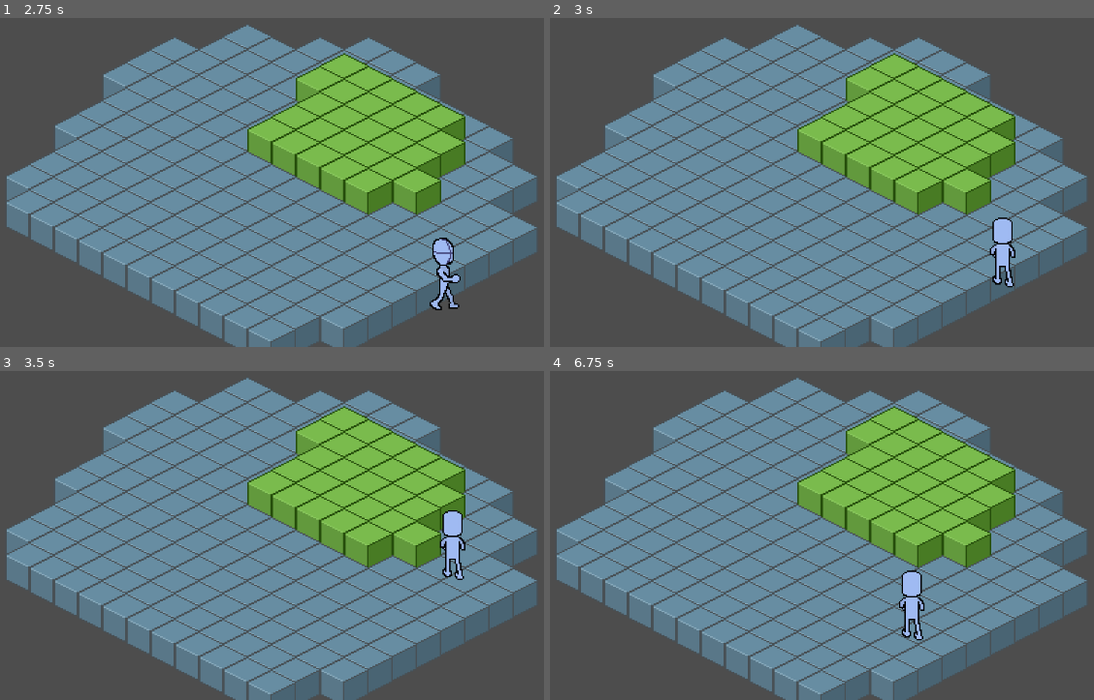
Above: before the commit, frames 1-4 (two rows, left to right).
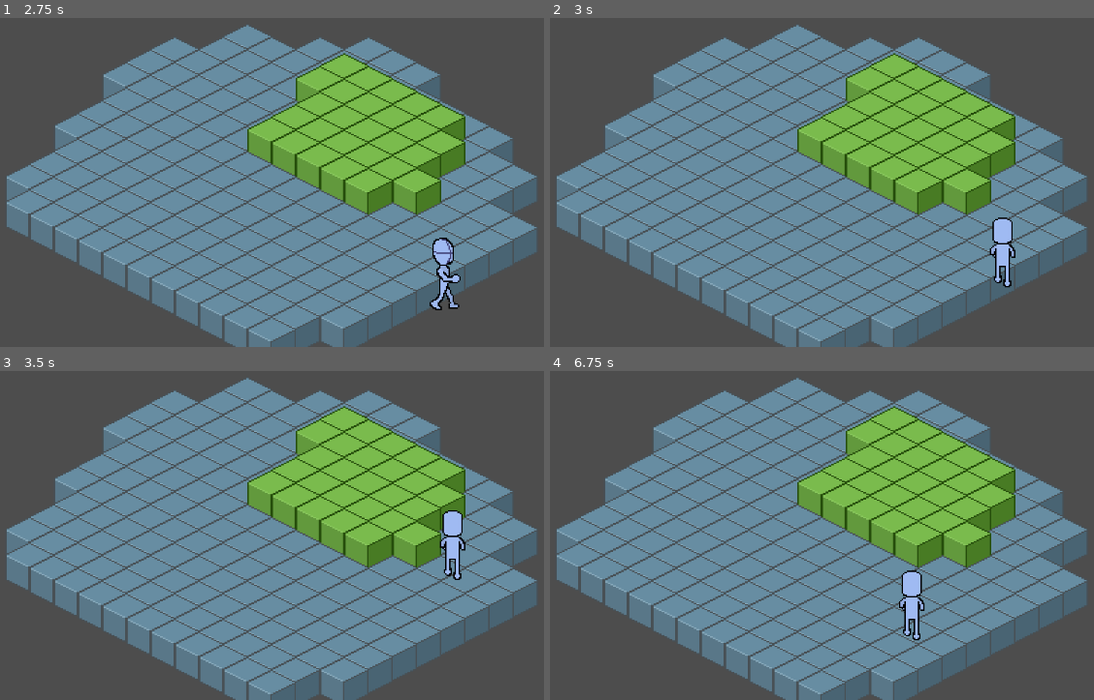
Above: after the commit, the same moments.

Repository: titoCo12/necro-proyecto-riss
Game: Godot game, scene res://scenes/overworld.tscn
The game is run twice, just before and just after one commit, with the same random seed, the same clock (stepped at 60 frames per second) and the same inputs.
Inputs:
- Up to frame 1 (2.75 s): tap Enter at 0.5 s; hold D (ui_right) 0.53-1.28 s; hold S (ui_down) 1.28-2.03 s; hold D (ui_right) from 2.03 s (still down)
- Up to frame 2 (3 s): release D (ui_right) at 2.78 s; hold W (ui_up) from 2.78 s (still down)
- Up to frame 3 (3.5 s): keep holding W (ui_up)
- Up to frame 4 (6.75 s): release W (ui_up) at 3.53 s; hold A (ui_left) 3.53-5.03 s; hold S (ui_down) 5.03-5.78 s; hold D (ui_right) 5.78-6.53 s; hold W (ui_up) from 6.53 s (still down)

Frame 1 is identical in both runs. In frame 2, 0.1% of the frame differs, in the area x 81-86%, y 76-83%; in frame 3, 0.1%, in the area x 81-86%, y 58-64%; in frame 4, 0.1%.

Commit message:
animaciones de dummy completas!!

Diff:
--- a/scenes/Dummy.tscn
+++ b/scenes/Dummy.tscn
@@ -6,15 +6,17 @@
 [ext_resource type="Texture2D" uid="uid://nsuioocmm88g" path="res://assets/Dummy/Sheets/Dummy-Idle-A-Sheet-30x58.png" id="2_jwj8c"]
 [ext_resource type="Texture2D" uid="uid://biw6yljdwvs3a" path="res://assets/Dummy/Sheets/Dummy-Idle-SE-Sheet-30x58.png" id="2_k1tqs"]
 [ext_resource type="Texture2D" uid="uid://kyno3qdpp5jm" path="res://assets/Dummy/Sheets/Dummy-Idle-S-Sheet-30x58.png" id="2_rkxlp"]
-[ext_resource type="Texture2D" uid="uid://coqi1banc1ouj" path="res://assets/Dummy/Sheets/Dummy-Walking-SA-Sheet.png" id="4_g20qn"]
 [ext_resource type="Texture2D" uid="uid://n4fscqg4n8i1" path="res://assets/Dummy/Sheets/Dummy-Walking-S-Sheet-30x58.png" id="5_8s2n1"]
-[ext_resource type="Texture2D" uid="uid://dteruifxwpvq1" path="res://assets/Dummy/Sheets/Dummy-Walking-SD-Sheet.png" id="5_rkxlp"]
 [ext_resource type="Texture2D" uid="uid://7reml3bf087g" path="res://assets/Dummy/Sheets/Dummy-Walking-A-Sheet-30x58.png" id="7_4hvuk"]
 [ext_resource type="Texture2D" uid="uid://ceic15ry1kwc1" path="res://assets/Dummy/Sheets/Dummy-Idle-W-Sheet-30x58.png" id="7_fo5bi"]
 [ext_resource type="Texture2D" uid="uid://c0ngcxpgyd0tj" path="res://assets/Dummy/Sheets/Dummy-Walking-D-Sheet-30x58.png" id="7_xg8qx"]
 [ext_resource type="Texture2D" uid="uid://ciidkgljjvuu5" path="res://assets/Dummy/Sheets/Dummy-Idle-WA-Sheet-30x58.png" id="8_7144t"]
 [ext_resource type="Texture2D" uid="uid://dlrjp8o3igy67" path="res://assets/Dummy/Sheets/Dummy-Idle-WD-Sheet-30x58.png" id="9_0ev6b"]
+[ext_resource type="Texture2D" uid="uid://m3ekwvcpk26" path="res://assets/Dummy/Sheets/Dummy-Walking-SA-Sheet-30x58.png" id="13_0ev6b"]
 [ext_resource type="Texture2D" uid="uid://jnqmn7wy4bvb" path="res://assets/Dummy/Sheets/Dummy-Walking-W-Sheet-30x58.png" id="13_dcx5d"]
+[ext_resource type="Texture2D" uid="uid://bldxsldg2g1i1" path="res://assets/Dummy/Sheets/Dummy-Walking-SD-Sheet-30x58.png" id="14_ayjox"]
+[ext_resource type="Texture2D" uid="uid://cm0m4ahe25m85" path="res://assets/Dummy/Sheets/Dummy-Walking-WA-Sheet-30x58.png" id="16_atmpa"]
+[ext_resource type="Texture2D" uid="uid://bwoff08qo2s3u" path="res://assets/Dummy/Sheets/Dummy-Walking-WD-Sheet-30x58.png" id="17_mm6of"]
 
 [sub_resource type="AtlasTexture" id="AtlasTexture_c4hf0"]
 atlas = ExtResource("2_jwj8c")
@@ -168,20 +170,20 @@
 atlas = ExtResource("5_8s2n1")
 region = Rect2(30, 0, 30, 58)
 
-[sub_resource type="AtlasTexture" id="AtlasTexture_jwj8c"]
-atlas = ExtResource("4_g20qn")
-region = Rect2(0, 0, 30, 58)
-
-[sub_resource type="AtlasTexture" id="AtlasTexture_xg8qx"]
-atlas = ExtResource("4_g20qn")
-region = Rect2(30, 0, 30, 58)
-
-[sub_resource type="AtlasTexture" id="AtlasTexture_4hvuk"]
-atlas = ExtResource("5_rkxlp")
-region = Rect2(0, 0, 30, 58)
-
-[sub_resource type="AtlasTexture" id="AtlasTexture_fo5bi"]
-atlas = ExtResource("5_rkxlp")
+[sub_resource type="AtlasTexture" id="AtlasTexture_myt40"]
+atlas = ExtResource("13_0ev6b")
+region = Rect2(0, 0, 30, 58)
+
+[sub_resource type="AtlasTexture" id="AtlasTexture_k3aoc"]
+atlas = ExtResource("13_0ev6b")
+region = Rect2(30, 0, 30, 58)
+
+[sub_resource type="AtlasTexture" id="AtlasTexture_65a88"]
+atlas = ExtResource("14_ayjox")
+region = Rect2(0, 0, 30, 58)
+
+[sub_resource type="AtlasTexture" id="AtlasTexture_05wy8"]
+atlas = ExtResource("14_ayjox")
 region = Rect2(30, 0, 30, 58)
 
 [sub_resource type="AtlasTexture" id="AtlasTexture_rcbay"]
@@ -192,6 +194,22 @@
 atlas = ExtResource("13_dcx5d")
 region = Rect2(30, 0, 30, 58)
 
+[sub_resource type="AtlasTexture" id="AtlasTexture_oomcs"]
+atlas = ExtResource("16_atmpa")
+region = Rect2(0, 0, 30, 58)
+
+[sub_resource type="AtlasTexture" id="AtlasTexture_7qasg"]
+atlas = ExtResource("16_atmpa")
+region = Rect2(30, 0, 30, 58)
+
+[sub_resource type="AtlasTexture" id="AtlasTexture_hnolx"]
+atlas = ExtResource("17_mm6of")
+region = Rect2(0, 0, 30, 58)
+
+[sub_resource type="AtlasTexture" id="AtlasTexture_qpilx"]
+atlas = ExtResource("17_mm6of")
+region = Rect2(30, 0, 30, 58)
+
 [sub_resource type="SpriteFrames" id="SpriteFrames_klls2"]
 animations = [{
 "frames": [{
@@ -365,10 +383,10 @@
 }, {
 "frames": [{
 "duration": 1.0,
-"texture": SubResource("AtlasTexture_jwj8c")
-}, {
-"duration": 1.0,
-"texture": SubResource("AtlasTexture_xg8qx")
+"texture": SubResource("AtlasTexture_myt40")
+}, {
+"duration": 1.0,
+"texture": SubResource("AtlasTexture_k3aoc")
 }],
 "loop": true,
 "name": &"Walking-SA",
@@ -376,10 +394,10 @@
 }, {
 "frames": [{
 "duration": 1.0,
-"texture": SubResource("AtlasTexture_4hvuk")
-}, {
-"duration": 1.0,
-"texture": SubResource("AtlasTexture_fo5bi")
+"texture": SubResource("AtlasTexture_65a88")
+}, {
+"duration": 1.0,
+"texture": SubResource("AtlasTexture_05wy8")
 }],
 "loop": true,
 "name": &"Walking-SD",
@@ -394,6 +412,28 @@
 }],
 "loop": true,
 "name": &"Walking-W",
+"speed": 4.0
+}, {
+"frames": [{
+"duration": 1.0,
+"texture": SubResource("AtlasTexture_oomcs")
+}, {
+"duration": 1.0,
+"texture": SubResource("AtlasTexture_7qasg")
+}],
+"loop": true,
+"name": &"Walking-WA",
+"speed": 4.0
+}, {
+"frames": [{
+"duration": 1.0,
+"texture": SubResource("AtlasTexture_hnolx")
+}, {
+"duration": 1.0,
+"texture": SubResource("AtlasTexture_qpilx")
+}],
+"loop": true,
+"name": &"Walking-WD",
 "speed": 4.0
 }]
 
@@ -406,7 +446,7 @@
 
 [node name="AnimatedSprite2D" type="AnimatedSprite2D" parent="."]
 sprite_frames = SubResource("SpriteFrames_klls2")
-animation = &"Idle-WD"
+animation = &"Walking-WD"
 autoplay = "Idle-S"
 
 [node name="CollisionShape2D" type="CollisionShape2D" parent="."]
Binary file added: assets/Dummy/Sheets/Dummy-Walking-SA-Sheet-30x58.png
Not shown, added: assets/Dummy/Sheets/Dummy-Walking-SA-Sheet-30x58.png.import
Binary file removed: assets/Dummy/Sheets/Dummy-Walking-SA-Sheet.png
Binary file added: assets/Dummy/Sheets/Dummy-Walking-SD-Sheet-30x58.png
Not shown, added: assets/Dummy/Sheets/Dummy-Walking-SD-Sheet-30x58.png.import
Binary file removed: assets/Dummy/Sheets/Dummy-Walking-SD-Sheet.png
Binary file changed: assets/Dummy/Sheets/Dummy-Walking-W-Sheet-30x58.png
Binary file added: assets/Dummy/Sheets/Dummy-Walking-WA-Sheet-30x58.png
Not shown, added: assets/Dummy/Sheets/Dummy-Walking-WA-Sheet-30x58.png.import
Binary file added: assets/Dummy/Sheets/Dummy-Walking-WD-Sheet-30x58.png
Not shown, added: assets/Dummy/Sheets/Dummy-Walking-WD-Sheet-30x58.png.import
Not shown: 1 places in scenes/Dummy.tscn that only renumber resources
